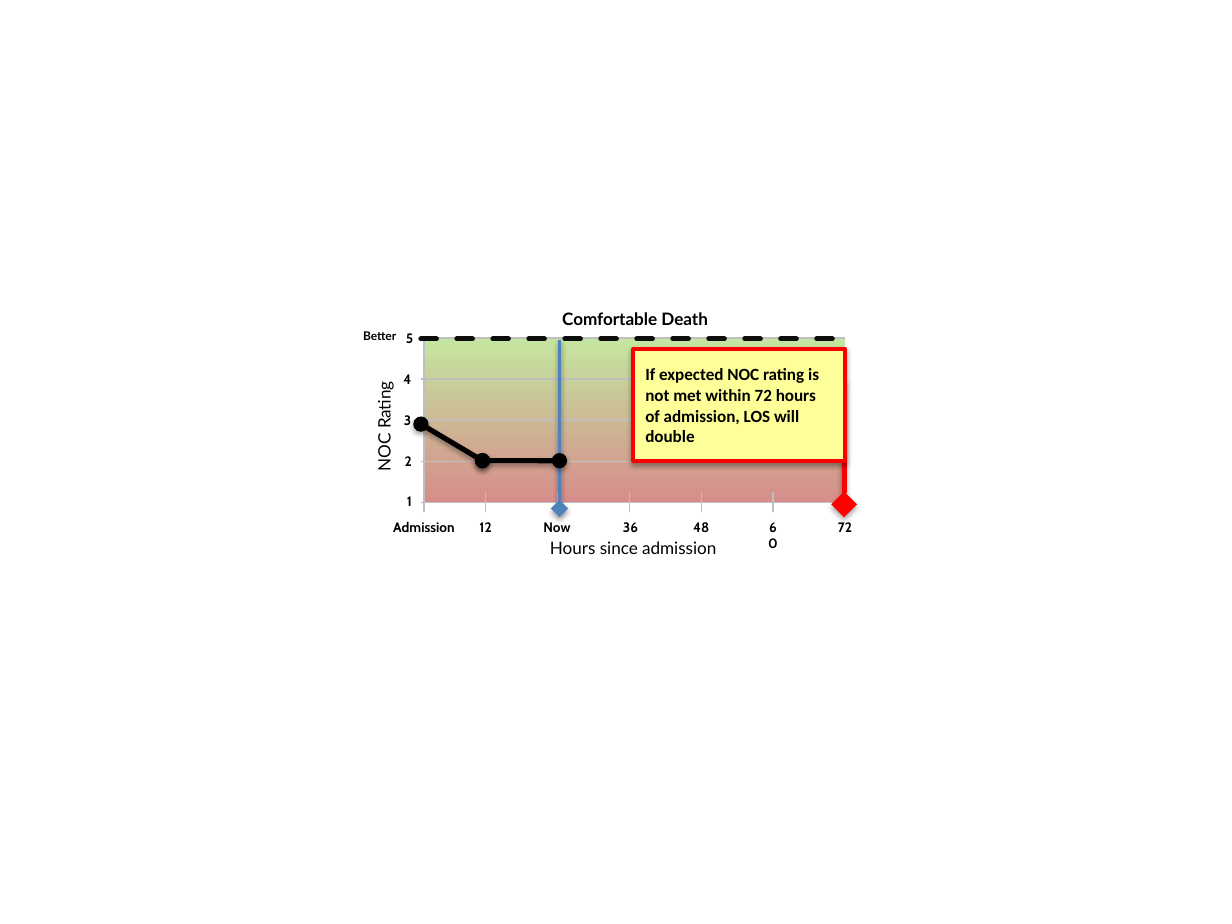
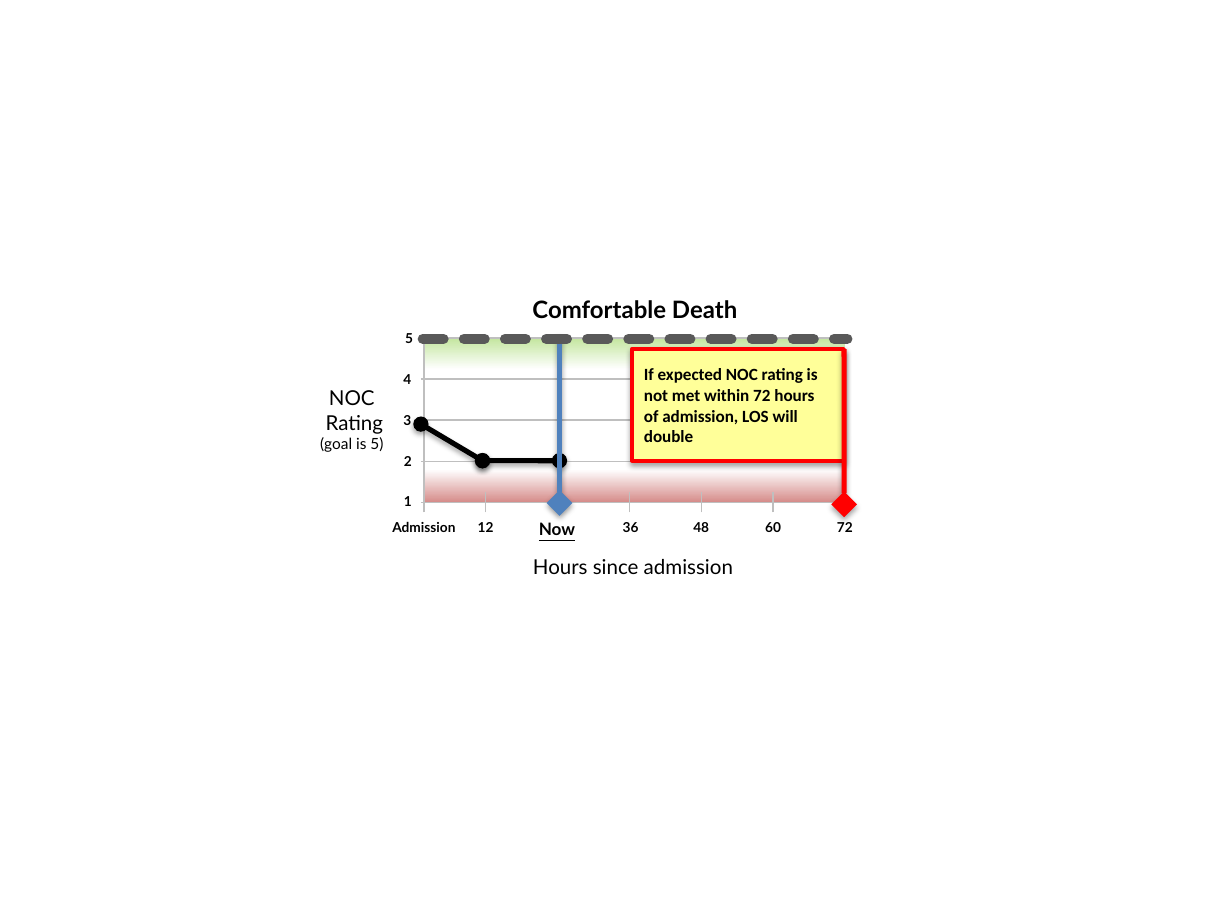
Before and after one commit to kinshukg/febretpository, a slide deck: slide 6 of HANDS/trunk/data/Design.pptx (slide 4 before the commit). Drawn at 1232x924 pixels with LibreOffice and Linux fonts; fonts in the diff are those of the drawing. Boxes give left, top, right and bottom in pixels: in the first picture for what was removed or moved away, otherwise in the second. Text is boxed around its words. In the diff, an @@ line names an element or a change of style, - is before the commit and + after.

```diff
--- a/HANDS/trunk/data/Design.pptx
+++ b/HANDS/trunk/data/Design.pptx
@@ text "Comfortable Death": place and size @@
-text "Comfortable Death" at (562,312,708,325)
+text "Comfortable Death" at (532,300,737,319)
@@ text "Comfortable Death" at (532,300,737,319): size 10 to 14 pt @@
@@ text removed at (363,331,396,340) @@
-Better
@@ line (423, 339) - (848, 339): stroke #0D0D0D 3 pt dashed to #595959 6 pt dashed @@
@@ rectangle at (424,339,845,503): fill gradient #C4E6A0 to #D68D8B to gradient #C4E6A0 to #FFFFFF to #D68D8B @@
@@ arrow moved from (559, 509) - (559, 340) to (559, 503) - (559, 334) @@
@@ arrow (559, 503) - (559, 334): stroke #4F81BD 2 pt to #4F81BD 3 pt @@
@@ arrow moved from (844, 504) - (844, 381) to (844, 504) - (844, 349) @@
@@ text "NOC" at (320,390,384,452): rotation 270 to 0 degrees @@
@@ text at (320,390,384,452): text changed; size 10 to 12 pt @@
-NOC Rating
+NOC
+Rating
+(goal is 5)
@@ text "Now" at (539,522,575,535): size 8 to 10 pt, font Cabin to Lato, underline on @@
@@ font Cabin to Lato in 10 elements at (404,456,412,466), (403,415,411,425), (403,374,411,384), (405,333,413,343), (404,496,412,506), (392,521,455,532), (693,522,709,532), (765,522,781,532), (478,522,494,532), (623,522,639,532) @@
@@ text "Hours since admission": place and size @@
-text "Hours since admission" at (550,541,716,554)
+text "Hours since admission" at (533,559,733,574)
@@ text "Hours since admission" at (533,559,733,574): size 10 to 12 pt @@
```
Also in this commit, not shown: 3 other slides changed, 2 slides added, 16 other files.
